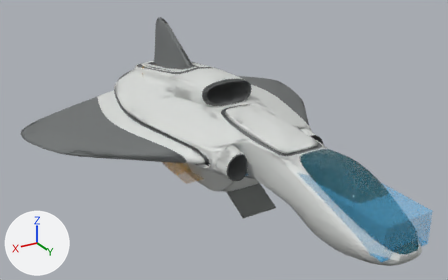
Two versions of the Blender file assets/source/blender/ships/prototype_shuttle/prototype_shuttle.blend, one commit apart.
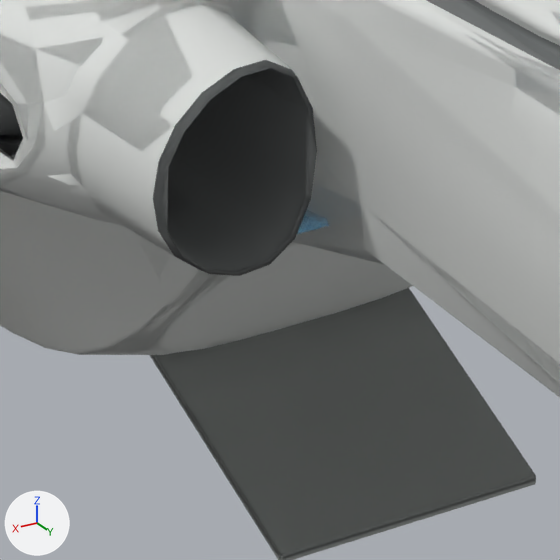
Old and new are each drawn whole from a 50 mm lens placed at (24.1, 38.4, 20.5), pointed at (1.7, 1.1, 1.9) and again close up on the part from 46% to 62% of the width and 52% to 78% of the height. The axes (+X, +Y, +Z) are drawn at lower left. The lights are the same throughout. The older version's two pictures come first.

The scene before the commit, as lines of its bpy script (objects in view):
```python
ob_col_temp_forwardbellyopenramp = bpy.data.objects.new('COL_TEMP_ForwardBellyOpenRamp', me_col_temp_forwardbellyopenrampmesh)
ob_col_temp_forwardbellyopenramp.location = (0.0, 0.0, 0.0)
ob_exactshuttleareferenceblockoutexterior = bpy.data.objects.new('ExactShuttleAReferenceBlockoutExterior', me_prototypeshuttleexactreferenceblockoutmesh)
ob_exactshuttleareferenceblockoutexterior.location = (0.0, 0.0, 0.0)
ob_volume_forwardbellyrampopenpanel = bpy.data.objects.new('VOLUME_ForwardBellyRampOpenPanel', me_volume_forwardbellyrampopenpanelmesh)
ob_volume_forwardbellyrampopenpanel.location = (0.0, 0.0, 0.0)
```
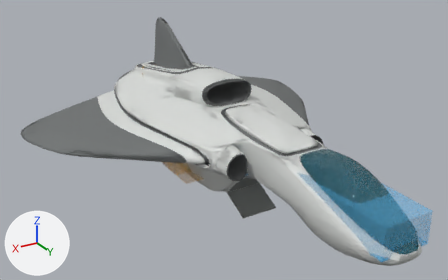
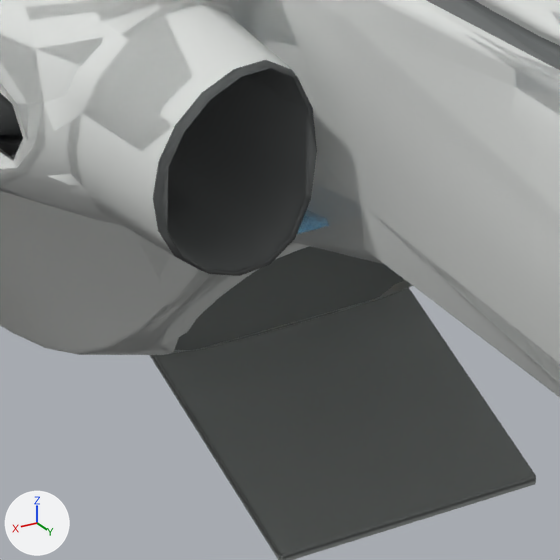
Edits to the scene script, one JSON object a line:
```json
{"block": "me_prototypeshuttleexactreferenceblockoutmesh", "where": "# used by ob_exactshuttleareferenceblockoutexterior; location = (0.0, 0.0, 0.0)"}
{"op": "remove", "block": "me_prototypeshuttleexactreferenceblockoutmesh", "code": "me_prototypeshuttleexactreferenceblockoutmesh.from_pydata(...)  # 17303 vertices, 15345 faces; spans x -13.8..13.8, y -15.0..18.7, z -2.9..8.4"}
{"op": "add", "block": "me_prototypeshuttleexactreferenceblockoutmesh", "code": "me_prototypeshuttleexactreferenceblockoutmesh.from_pydata(...)  # 17285 vertices, 15293 faces; spans x -13.8..13.8, y -15.0..18.7, z -2.9..8.4"}
{"block": "me_prototypeshuttleexactreferenceblockoutmesh", "change": "me_prototypeshuttleexactreferenceblockoutmesh part 1"}
{"block": "me_prototypeshuttleexactreferenceblockoutmesh", "change": "18 vertices are removed from x -1.5..1.5, y 1.6..3.4, z -2.4..-0.6"}
{"block": "me_prototypeshuttleexactreferenceblockoutmesh", "change": "52 faces are deleted"}
```

Pixel boxes [x1, y1, x2, y2] of what changed, in the close-ups (560 x 560 px):
```json
{"part": 1, "of": "me_prototypeshuttleexactreferenceblockoutmesh", "change": "deleted", "before": [161, 243, 413, 353]}
```
